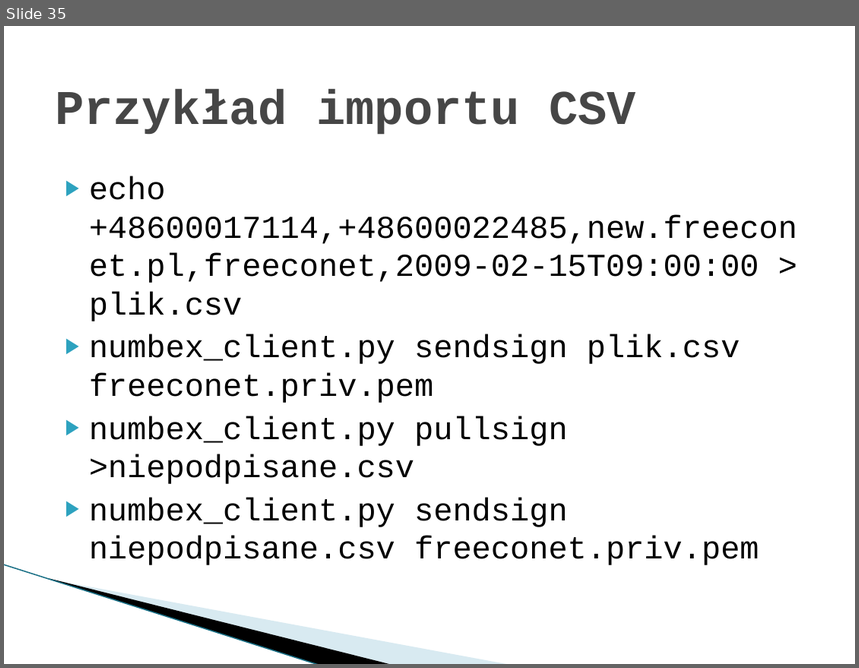
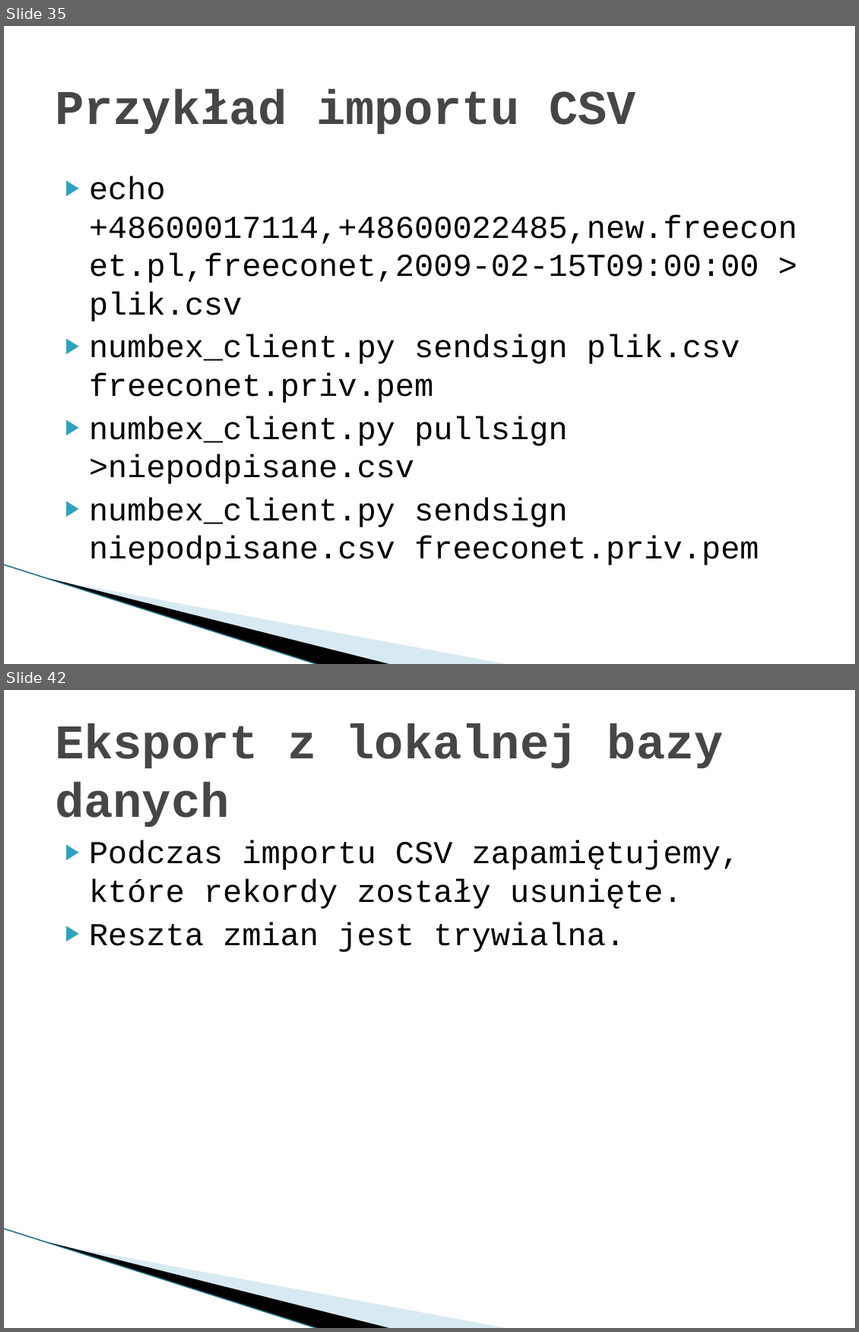
Before and after one commit to imbaczek/numbex, a slide deck: docs/NumbexFinalPresentation.pptx. Shown one above the other, each under a label of ours: slide 35 before the commit, slides 35 and 42 after it; the slides between them are not shown. The pictures are 859x668 and 859x1332 pixels, drawn with LibreOffice and Linux fonts; fonts in the diff are those of the drawing; background and template pictures are left out. Boxes give left, top, right and bottom in pixels: in the first picture for what was removed or moved away, otherwise in the second. Text is boxed around its words. In the diff, an @@ line names an element or a change of style, - is before the commit and + after.

```diff
--- a/docs/NumbexFinalPresentation.pptx
+++ b/docs/NumbexFinalPresentation.pptx
@@ slide 42 added at box(4, 690, 855, 1328), background #FFFFFF; not listed: 3 template elements that a slide beside it also shows @@
@@ title added at box(55, 724, 724, 827), 41 pt, text #464646, bold @@
+Eksport z lokalnej bazy danych
@@ text added at box(89, 840, 740, 952), 27 pt, text #000000 @@
+▶ Podczas importu CSV zapamiętujemy, które rekordy zostały usunięte.
+▶ Reszta zmian jest trywialna.
```
Also in this commit, not shown: 1 slide changed, 12 other slides added.
